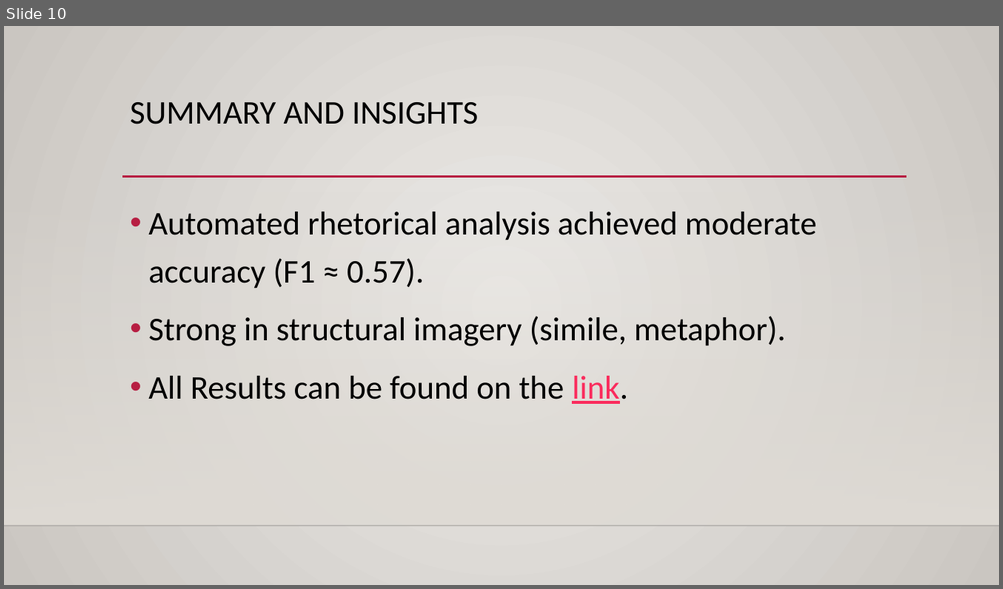
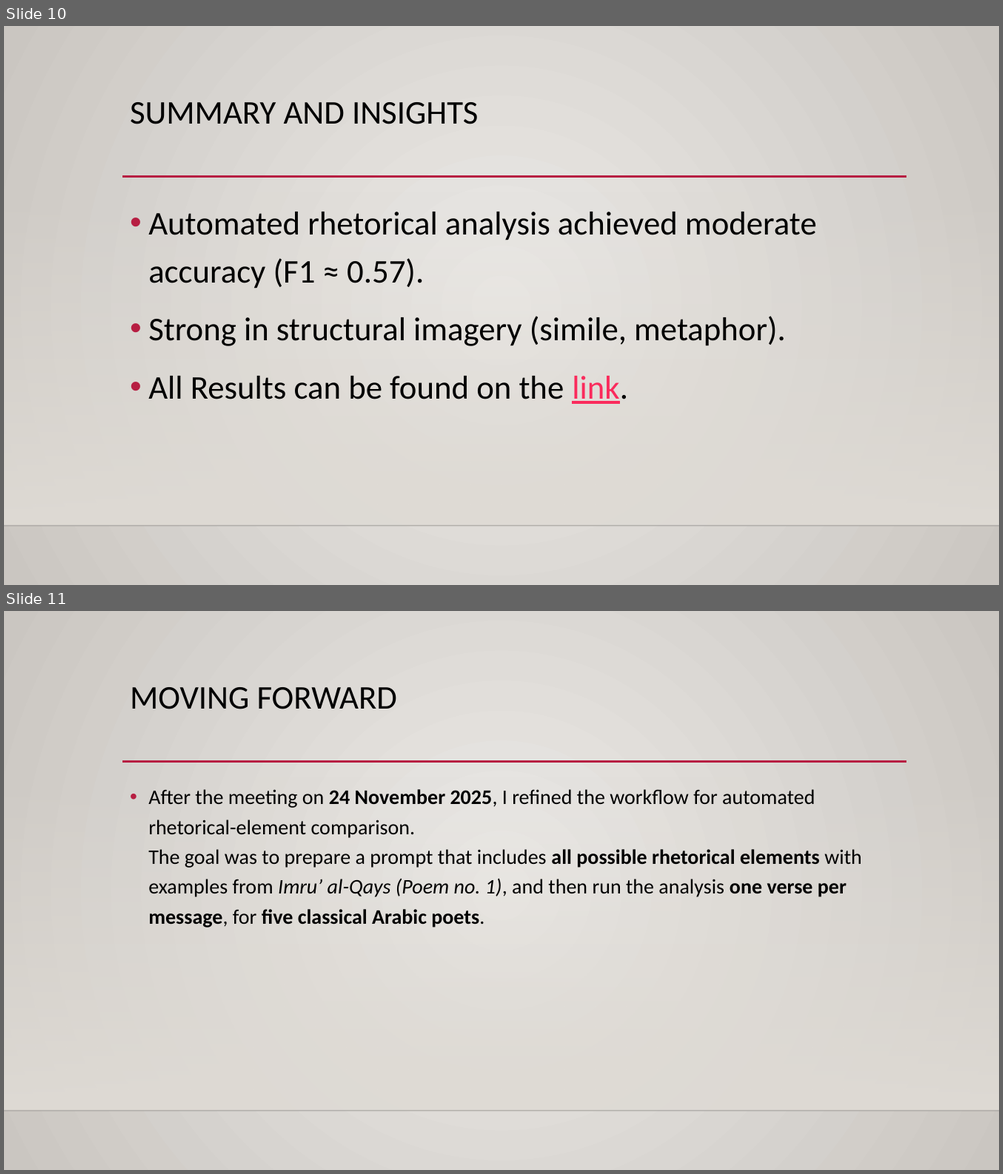
Before and after one commit to faisalomari/Metaphorical_Analysis, a slide deck: SecondStep/تحليل شعر امرؤ القيس/تحليل شعر امرؤ القيس.pptx. Shown one above the other, each under a label of ours: slide 10 before the commit, slides 10 and 11 after it. The pictures are 1003x589 and 1003x1174 pixels, drawn with LibreOffice and Linux fonts; fonts in the diff are those of the drawing; background and template pictures are left out. Boxes give left, top, right and bottom in pixels: in the first picture for what was removed or moved away, otherwise in the second. Text is boxed around its words. In the diff, an @@ line names an element or a change of style, - is before the commit and + after.

```diff
--- a/SecondStep/تحليل شعر امرؤ القيس/تحليل شعر امرؤ القيس.pptx
+++ b/SecondStep/تحليل شعر امرؤ القيس/تحليل شعر امرؤ القيس.pptx
@@ slide 11 added at <box>4,611,999,1170</box>, background gradient #ECEAE7 to #CAC7C1; not listed: 3 template elements that a slide beside it also shows @@
@@ title added at <box>130,687,397,709</box>, 32 pt, text #000000 @@
+MOVING FORWARD
@@ text added at <box>148,789,862,928</box>, 20 pt, text #000000 @@
+• After the meeting on 24 November 2025, I refined the workflow for automated rhetorical-element comparison.
+  The goal was to prepare a prompt that includes all possible rhetorical elements with examples from Imru’ al-Qays (Poem no. 1), and then run the analysis one verse per message, for five classical Arabic poets.
```
Also in this commit, not shown: 7 other slides added, 28 other files.
